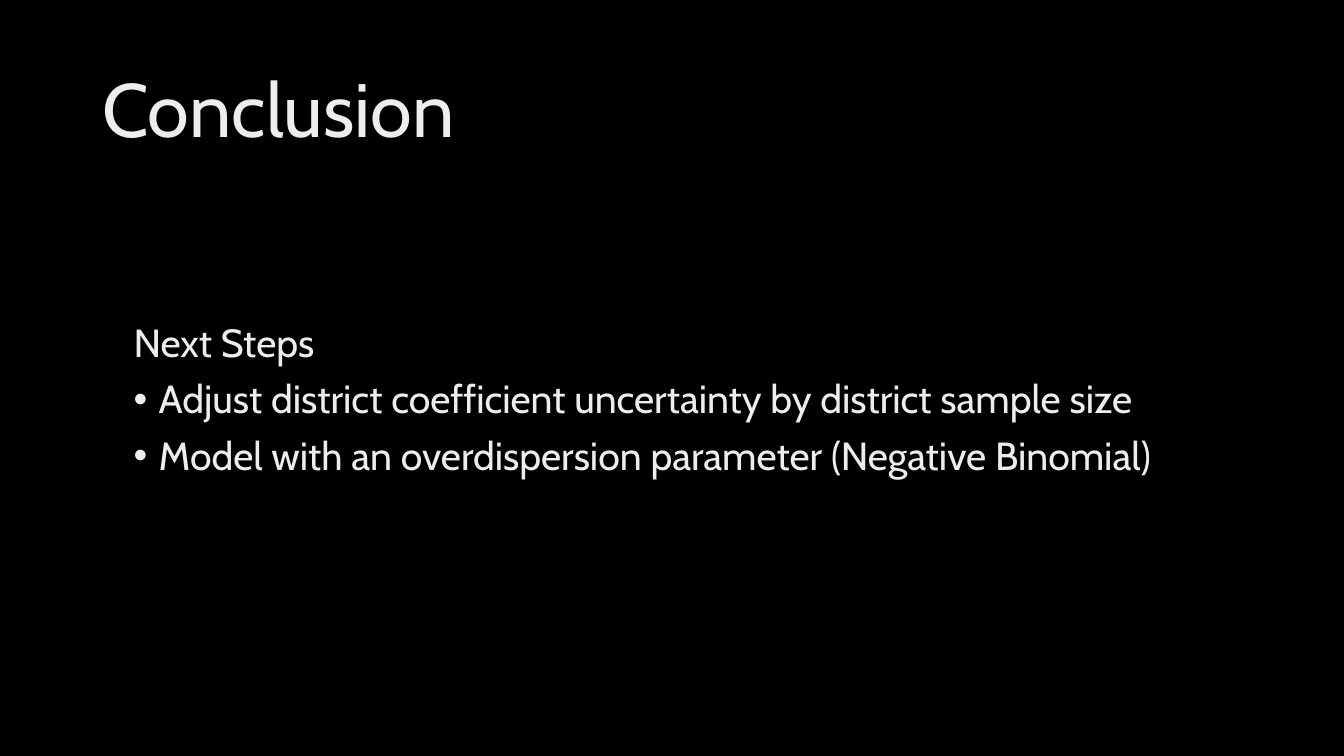
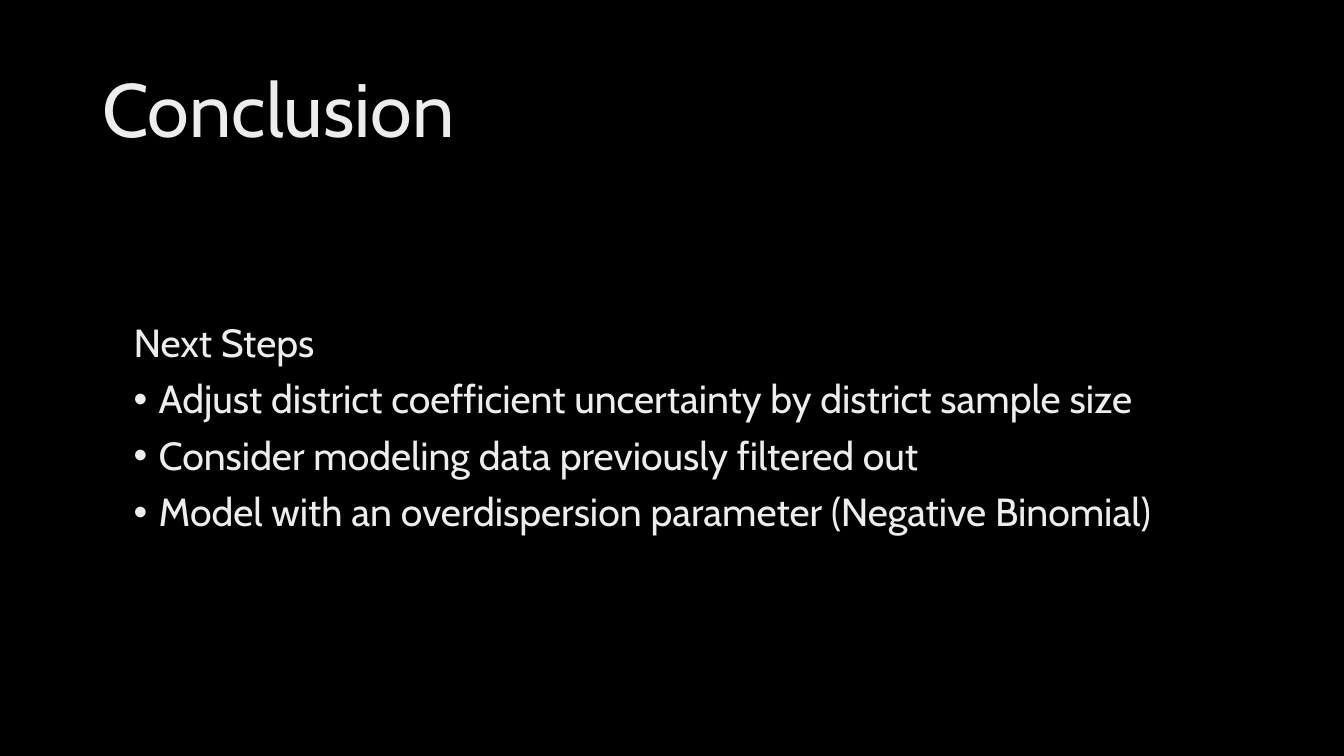
Before and after one commit to skylerg022/slc-homeless, a slide deck: slide 12 of homeless_presentation.pptx. Drawn at 1344x756 pixels with LibreOffice and Linux fonts; fonts in the diff are those of the drawing; background and template pictures are left out. Boxes give left, top, right and bottom in pixels: in the first picture for what was removed or moved away, otherwise in the second. Text is boxed around its words. In the diff, an @@ line names an element or a change of style, - is before the commit and + after.

Commit message:
Cleaned up data files Powerpoint presentation draft 2 Uploading first draft of report Revised sampling and plot-making code in R markdown doc

```diff
--- a/homeless_presentation.pptx
+++ b/homeless_presentation.pptx
@@ text at (159,440,918,479): paragraph added @@
+• Consider modeling data previously filtered out
```
Also in this commit, not shown: 4 other slides changed, 21 other files.
